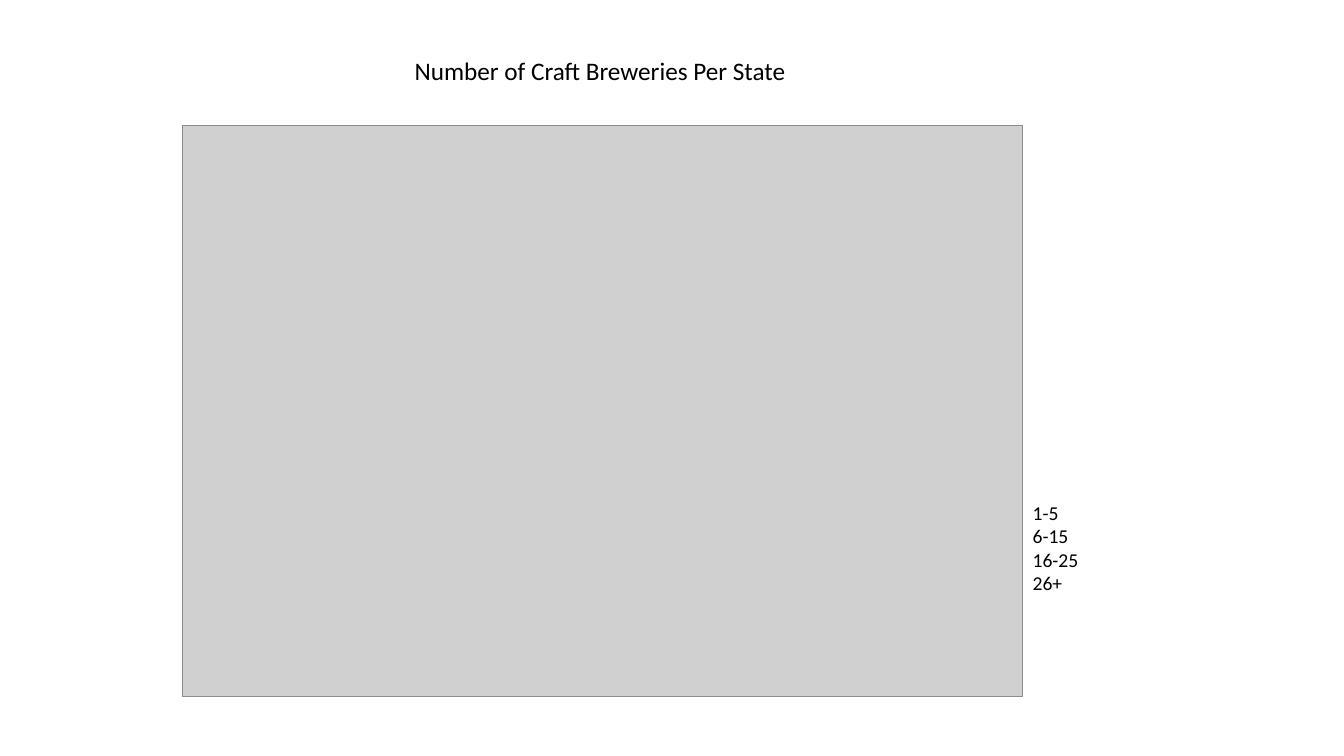
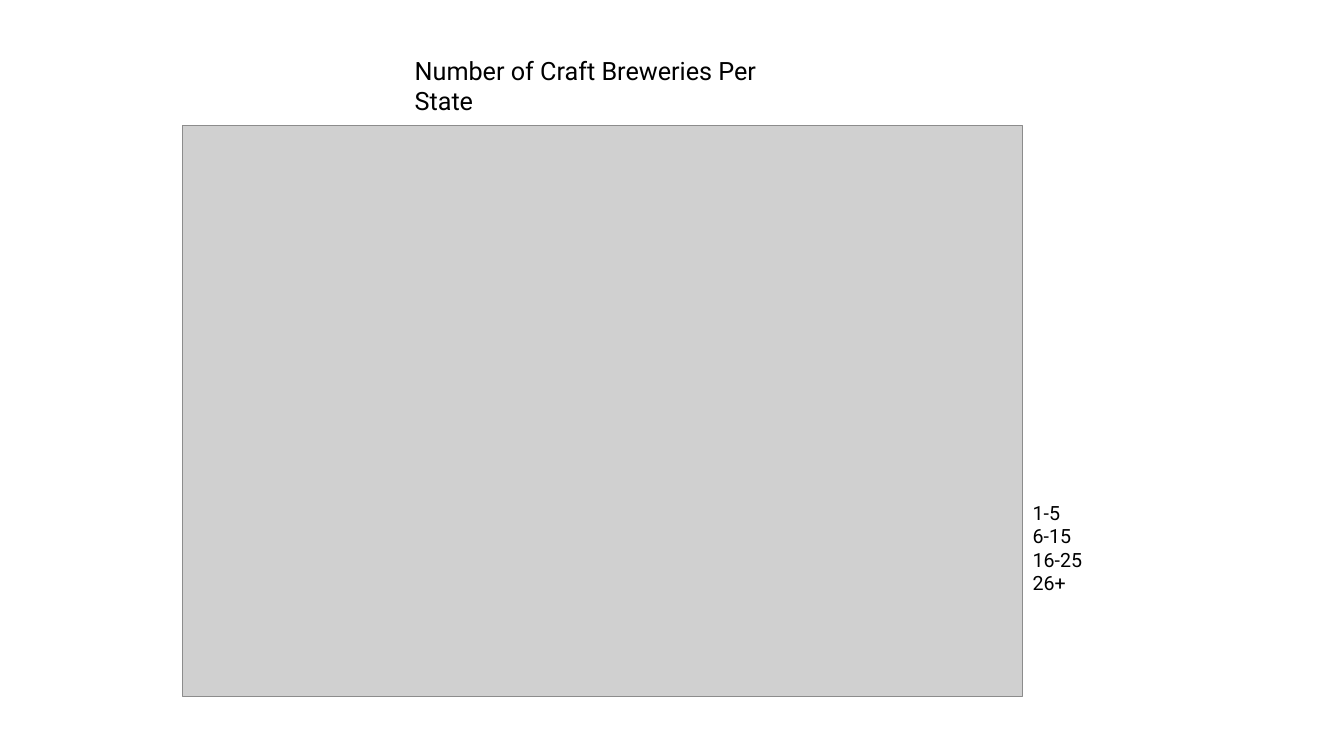
Before and after one commit to SMU-UNO/R-CasetStudy1, a slide deck: slide 9 of Presentation/DraftPresentation.pptx (slide 3 before the commit). Drawn at 1344x756 pixels with LibreOffice and Linux fonts; fonts in the diff are those of the drawing; grey boxes stand for pictures; background and template pictures are left out. Boxes give left, top, right and bottom in pixels: in the first picture for what was removed or moved away, otherwise in the second. Text is boxed around its words. In the diff, an @@ line names an element or a change of style, - is before the commit and + after.

Commit message:
Presentation Updated

```diff
--- a/Presentation/DraftPresentation.pptx
+++ b/Presentation/DraftPresentation.pptx
@@ text "Number of Craft Breweries Per ..." at (415, 61, 756, 111): font Calibri to Roboto @@
@@ text "1-5" at (1033, 506, 1082, 591): font Calibri to Roboto @@
```
Also in this commit, not shown: 2 other slides changed, 6 slides added.
